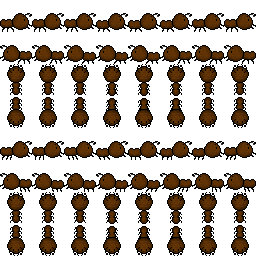
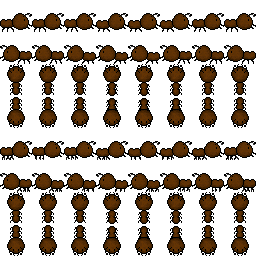
Layers edited between the first and the second 256×256 image:
added layer "Ebene 33" above "Ebene 32" over [left=17, top=187, right=252, bottom=192]
painted on "Ebene 32" over [left=4, top=85, right=252, bottom=192]
